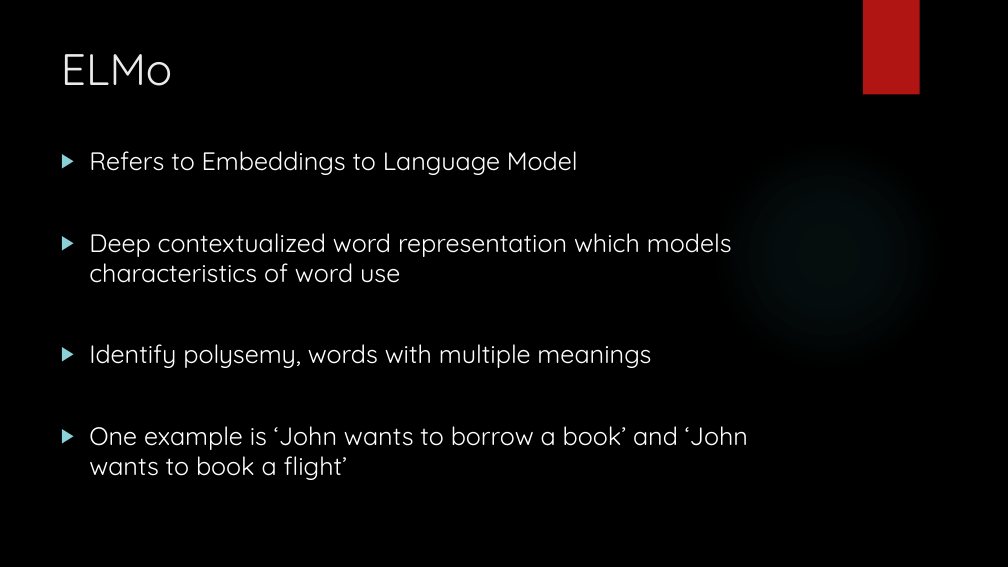
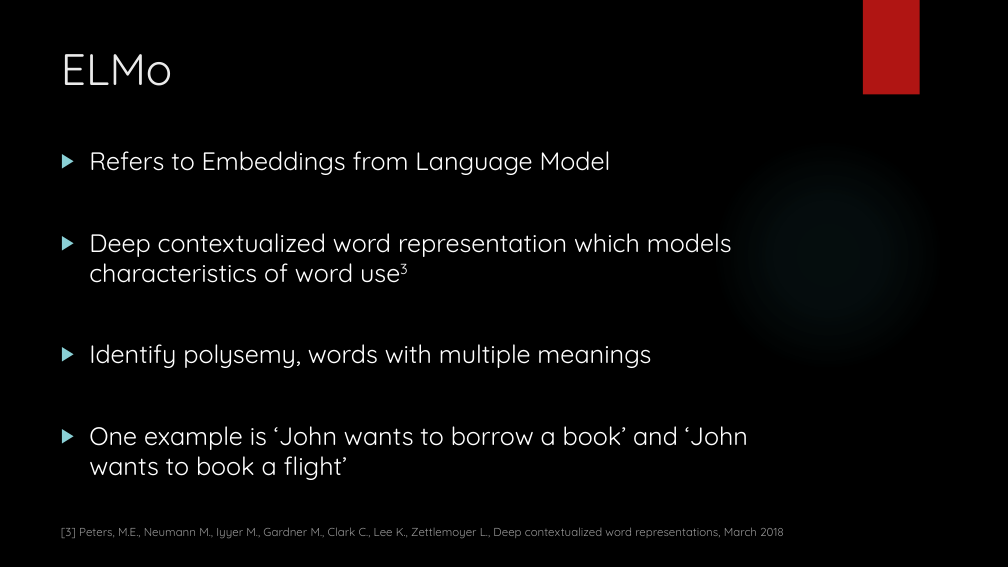
Before and after one commit to andyngchinkuan/atc-fyp, a slide deck: slide 8 of misc/reading-materials/Keyword and Named Entity Recognition on Air Traffic.pptx. Drawn at 1008x567 pixels with LibreOffice and Linux fonts; fonts in the diff are those of the drawing; background and template pictures are left out. Boxes give left, top, right and bottom in pixels: in the first picture for what was removed or moved away, otherwise in the second. Text is boxed around its words. In the diff, an @@ line names an element or a change of style, - is before the commit and + after.

```diff
--- a/misc/reading-materials/Keyword and Named Entity Recognition on Air Traffic.pptx
+++ b/misc/reading-materials/Keyword and Named Entity Recognition on Air Traffic.pptx
@@ text at [89,151,732,283]: text changed @@
-▶ Refers to Embeddings to Language Model
-▶ Deep contextualized word representation which models characteristics of word use
+▶ Refers to Embeddings from Language Model
+▶ Deep contextualized word representation which models characteristics of word use3
@@ text added at [61,527,784,539], 11 pt, text #FFFFFF at 60% opacity @@
+[3] Peters, M.E., Neumann M., Iyyer M., Gardner M., Clark C., Lee K., Zettlemoyer L., Deep contextualized word representations, March 2018
```
Also in this commit, not shown: 5 other slides changed, 5 slides removed.
